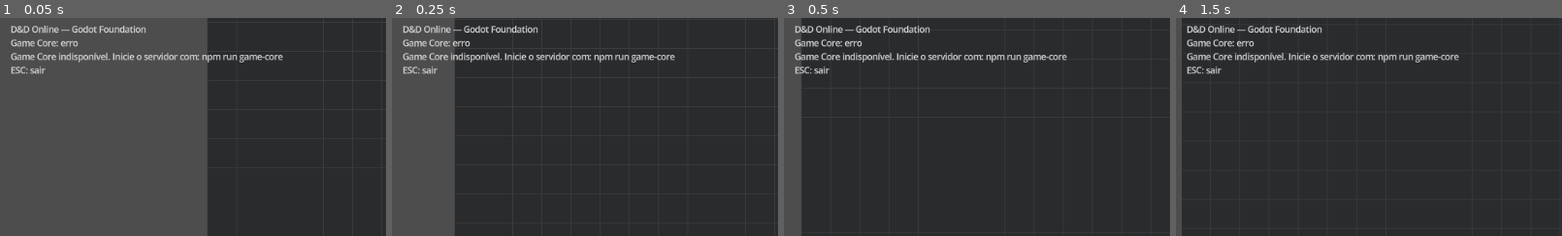
Above: before the commit, frames 1-4 (left to right).
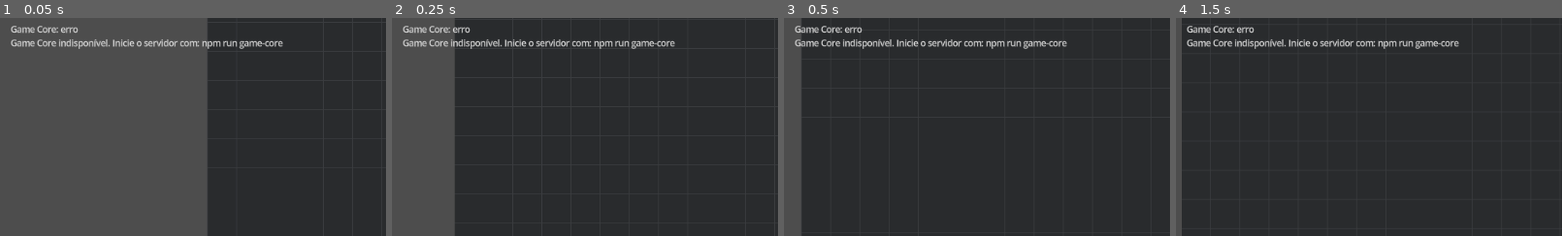
Above: after the commit, the same moments.

Repository: wchichura-maker/dnd
Game: Godot game, scene res://scenes/Main.tscn
The game is run twice, just before and just after one commit, with the same random seed, the same clock (stepped at 60 frames per second) and the same inputs.
Inputs:
- Up to frame 1 (0.05 s): no input
- Up to frame 2 (0.25 s): no input
- Up to frame 3 (0.5 s): no input
- Up to frame 4 (1.5 s): click "Encerrar turno" at 0.5 s; click "Iniciar combate" at 1.25 s
The pictures show only the part of the screen within x 0-50%, y 25-75%; the shares and areas given below are measured in that part.

The runs differ from the first frame. In frame 1, 3.2% of the frame differs, in the area x 2-74%, y 3-26%; in frame 2, 3.3%; in frame 3, 3.4%; in frame 4, 3.4%.

Commit message:
godot: integrate combat HUD state and turn controls

Diff:
--- a/godot/scripts/Main.gd
+++ b/godot/scripts/Main.gd
@@ -1,7 +1,4 @@
 extends Node2D
-
-## Godot client foundation.
-## Rendering and input stay in Godot; rules and state authority stay in TypeScript Game Core.
 
 const TILE_SIZE: float = 48.0
 const PLAYER_ID: String = "player-01"
@@ -17,190 +14,156 @@
 func _ready() -> void:
 	adapter = GameEntityAdapter.new()
 	add_child(adapter)
-
 	player = $Player as PlayerController
 	movement_controller = $GridMovementController as GridMovementController
-
 	game_core = GameCoreClient.new()
 	add_child(game_core)
-
 	movement_controller.configure(player, game_core)
 	game_core.state_received.connect(_on_core_state_received)
 	game_core.transport_error.connect(_on_transport_error)
-
 	entity_nodes[PLAYER_ID] = player
-
-	_set_debug_status("D&D Online — Godot Foundation\nGame Core: conectando...\nClique em uma casa para mover\nESC: sair")
+	$CombatHUD/Panel/Margin/VBox/StartCombat.pressed.connect(_on_start_combat)
+	$CombatHUD/Panel/Margin/VBox/EndTurn.pressed.connect(_on_end_turn)
+	_set_debug_status("Game Core: conectando...\nClique em uma casa para mover")
 	game_core.request_state()
 
 func _on_core_state_received(snapshot: Dictionary) -> void:
 	var state_variant: Variant = snapshot.get("state", {})
 	if not state_variant is Dictionary:
 		return
-
 	var state: Dictionary = state_variant
 	_apply_map_state(state)
 	_apply_entity_state(state)
-
-	_set_debug_status("D&D Online — Godot Foundation\nGame Core: conectado\nKael (player-01)\nClique em uma casa para mover\nESC: sair")
+	_update_combat_hud(state)
 	queue_redraw()
 
 func _apply_map_state(state: Dictionary) -> void:
 	var map_variant: Variant = state.get("map", {})
 	if not map_variant is Dictionary:
 		return
-
 	var map_data: Dictionary = map_variant
-	map_size = Vector2i(
-		int(map_data.get("width", 26)),
-		int(map_data.get("height", 16))
-	)
-
+	map_size = Vector2i(int(map_data.get("width", 26)), int(map_data.get("height", 16)))
 	blocked_tiles.clear()
-
 	var tiles_variant: Variant = map_data.get("tiles", [])
 	if not tiles_variant is Array:
 		return
-
-	var rows: Array = tiles_variant
-	for y in range(rows.size()):
-		var row_variant: Variant = rows[y]
+	for y in range((tiles_variant as Array).size()):
+		var row_variant: Variant = (tiles_variant as Array)[y]
 		if not row_variant is Array:
 			continue
-
-		var row: Array = row_variant
-		for x in range(row.size()):
-			var tile_variant: Variant = row[x]
-			if not tile_variant is Dictionary:
-				continue
-
-			var tile: Dictionary = tile_variant
-			if not bool(tile.get("walkable", true)):
+		for x in range((row_variant as Array).size()):
+			var tile_variant: Variant = (row_variant as Array)[x]
+			if tile_variant is Dictionary and not bool((tile_variant as Dictionary).get("walkable", true)):
 				blocked_tiles[Vector2i(x, y)] = true
 
 func _apply_entity_state(state: Dictionary) -> void:
 	var entities_variant: Variant = state.get("entities", [])
 	if not entities_variant is Array:
 		return
-
 	var active_ids: Dictionary[String, bool] = {}
-
 	for entity_variant in entities_variant as Array:
 		if not entity_variant is Dictionary:
 			continue
-
 		var entity: Dictionary = entity_variant
-		var entity_id: String = str(entity.get("id", ""))
+		var entity_id := str(entity.get("id", ""))
 		if entity_id.is_empty():
 			continue
-
-		var entity_type: String = str(entity.get("type", "NPC"))
-		var node: Node2D = _get_or_create_entity_node(entity_id, entity_type)
+		var node := _get_or_create_entity_node(entity_id, str(entity.get("type", "NPC")))
 		if node == null:
 			continue
-
 		active_ids[entity_id] = true
-		var snapshot: EntitySnapshot = _create_entity_snapshot(entity)
-
+		var snapshot := _create_entity_snapshot(entity)
 		if entity_id == PLAYER_ID:
 			player.grid_position = snapshot.grid_position
 			if not player.is_moving:
 				player.position = _grid_to_world(snapshot.grid_position)
-			var player_view: EntityView = player.get_node_or_null("EntityView") as EntityView
-			if player_view == null:
+			var player_view := player.get_node_or_null("EntityView") as EntityView
+			if player_view:
+				player_view.apply_snapshot(snapshot)
+			else:
 				adapter.bind_entity(player, snapshot)
-			else:
-				player_view.apply_snapshot(snapshot)
 		else:
 			adapter.bind_entity(node, snapshot)
-
 	_cleanup_removed_entities(active_ids)
 
 func _create_entity_snapshot(entity: Dictionary) -> EntitySnapshot:
-	var position_variant: Variant = entity.get("position", {})
-	if not position_variant is Dictionary:
-		return EntitySnapshot.from_dictionary(entity)
-
-	var position: Dictionary = position_variant
+	var position: Dictionary = entity.get("position", {}) as Dictionary
 	return EntitySnapshot.from_dictionary({
-		"id": str(entity.get("id", "")),
-		"name": str(entity.get("name", "")),
-		"type": str(entity.get("type", "NPC")),
-		"x": int(position.get("x", 0)),
-		"y": int(position.get("y", 0)),
-		"hp": int(entity.get("hp", 0)),
-		"maxHp": int(entity.get("maxHp", 0)),
-		"armorClass": int(entity.get("armorClass", 10)),
-		"movement": int(entity.get("movement", 0)),
+		"id": str(entity.get("id", "")), "name": str(entity.get("name", "")),
+		"type": str(entity.get("type", "NPC")), "x": int(position.get("x", 0)),
+		"y": int(position.get("y", 0)), "hp": int(entity.get("hp", 0)),
+		"maxHp": int(entity.get("maxHp", 0)), "armorClass": int(entity.get("armorClass", 10)),
+		"movement": int(entity.get("movement", 0))
 	})
 
 func _get_or_create_entity_node(entity_id: String, entity_type: String) -> Node2D:
 	if entity_nodes.has(entity_id):
 		return entity_nodes[entity_id] as Node2D
-
 	if entity_type == "PLAYER":
 		return null
-
-	var node: Node2D = Node2D.new()
+	var node := Node2D.new()
 	node.name = "Entity_%s" % entity_id
 	add_child(node)
 	entity_nodes[entity_id] = node
 	return node
 
 func _cleanup_removed_entities(active_ids: Dictionary[String, bool]) -> void:
-	var ids_to_remove: Array[String] = []
-
 	for entity_id in entity_nodes.keys():
-		if entity_id == PLAYER_ID:
+		if entity_id == PLAYER_ID or active_ids.has(entity_id):
 			continue
-		if not active_ids.has(entity_id):
-			ids_to_remove.append(entity_id)
-
-	for entity_id in ids_to_remove:
-		var node: Node2D = entity_nodes[entity_id] as Node2D
+		var node := entity_nodes[entity_id] as Node2D
 		if is_instance_valid(node):
 			node.queue_free()
 		entity_nodes.erase(entity_id)
+
+func _update_combat_hud(state: Dictionary) -> void:
+	var mode := str(state.get("mode", "EXPLORATION"))
+	var combat: Dictionary = state.get("combat", {}) as Dictionary
+	var turn_order: Array = combat.get("turnOrder", []) as Array
+	var current_index := int(combat.get("currentTurnIndex", 0))
+	var active_id := ""
+	if current_index >= 0 and current_index < turn_order.size():
+		active_id = str(turn_order[current_index])
+	var active_name := active_id
+	for entity_variant in state.get("entities", []) as Array:
+		if entity_variant is Dictionary and str((entity_variant as Dictionary).get("id", "")) == active_id:
+			active_name = str((entity_variant as Dictionary).get("name", active_id))
+	var player_entity: Dictionary = {}
+	for entity_variant in state.get("entities", []) as Array:
+		if entity_variant is Dictionary and str((entity_variant as Dictionary).get("id", "")) == PLAYER_ID:
+			player_entity = entity_variant as Dictionary
+	var movement := int(player_entity.get("movement", 0))
+	var hp := int(player_entity.get("hp", 0))
+	var max_hp := int(player_entity.get("maxHp", 0))
+	$CombatHUD/Panel/Margin/VBox/Status.text = "Modo: %s\nTurno: %s\nKael: HP %d/%d  Movimento %d" % [mode, active_name if not active_name.is_empty() else "—", hp, max_hp, movement]
+	$CombatHUD/Panel/Margin/VBox/StartCombat.disabled = mode != "EXPLORATION"
+	$CombatHUD/Panel/Margin/VBox/EndTurn.disabled = mode == "EXPLORATION" or active_id != PLAYER_ID
+
+func _on_start_combat() -> void:
+	game_core.start_combat()
+
+func _on_end_turn() -> void:
+	game_core.end_turn()
 
 func _grid_to_world(grid_position: Vector2i) -> Vector2:
 	return Vector2(grid_position) * TILE_SIZE + Vector2.ONE * (TILE_SIZE * 0.5)
 
 func _on_transport_error(message: String) -> void:
-	_set_debug_status("D&D Online — Godot Foundation\nGame Core: erro\n%s\nESC: sair" % message)
+	_set_debug_status("Game Core: erro\n%s" % message)
 	push_error(message)
 
 func _set_debug_status(text: String) -> void:
-	var label: Label = $DebugOverlay/Label as Label
-	label.text = text
+	$DebugOverlay/Label.text = text
 
 func _draw() -> void:
-	draw_rect(
-		Rect2(Vector2.ZERO, Vector2(map_size) * TILE_SIZE),
-		Color("151515")
-	)
-
+	draw_rect(Rect2(Vector2.ZERO, Vector2(map_size) * TILE_SIZE), Color("151515"))
 	for y in range(map_size.y):
 		for x in range(map_size.x):
-			var tile: Vector2i = Vector2i(x, y)
-			var rect: Rect2 = Rect2(
-				Vector2(tile) * TILE_SIZE,
-				Vector2.ONE * TILE_SIZE
-			)
-			var walkable: bool = not blocked_tiles.has(tile)
-			var base_color: Color = Color("292b2d") if walkable else Color("111214")
-			draw_rect(rect, base_color)
+			var tile := Vector2i(x, y)
+			var rect := Rect2(Vector2(tile) * TILE_SIZE, Vector2.ONE * TILE_SIZE)
+			var walkable := not blocked_tiles.has(tile)
+			draw_rect(rect, Color("292b2d") if walkable else Color("111214"))
 			draw_rect(rect, Color("3b3d40"), false, 1.0)
-
 			if not walkable:
-				draw_line(
-					rect.position + Vector2(8, 8),
-					rect.end - Vector2(8, 8),
-					Color("45474a"),
-					2.0
-				)
-				draw_line(
-					Vector2(rect.end.x - 8, rect.position.y + 8),
-					Vector2(rect.position.x + 8, rect.end.y - 8),
-					Color("45474a"),
-					2.0
-				)
+				draw_line(rect.position + Vector2(8, 8), rect.end - Vector2(8, 8), Color("45474a"), 2.0)
+				draw_line(Vector2(rect.end.x - 8, rect.position.y + 8), Vector2(rect.position.x + 8, rect.end.y - 8), Color("45474a"), 2.0)
